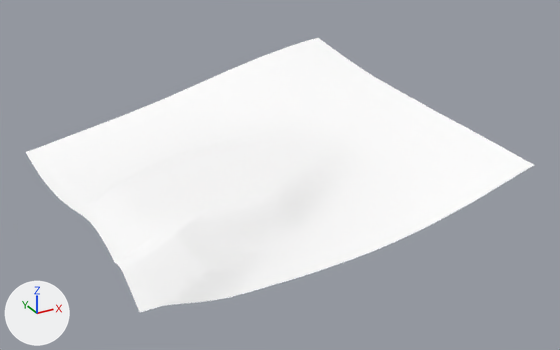
The glTF model games/yorimichi/assets/belmonte/meshes/SM_BM_BT_Terrain_6_4.glb as it was, and as the next commit left it.
Both versions are drawn from a 50 mm camera at (418.0, 113.0, 241.0) aimed at (650.0, 535.0, 29.0). Arrows for +X, +Y and +Z are at lower left; the lights stay in place. The first picture is the older version.

Objects in the first picture: 'SM_BM_BT_Terrain_6_4'.
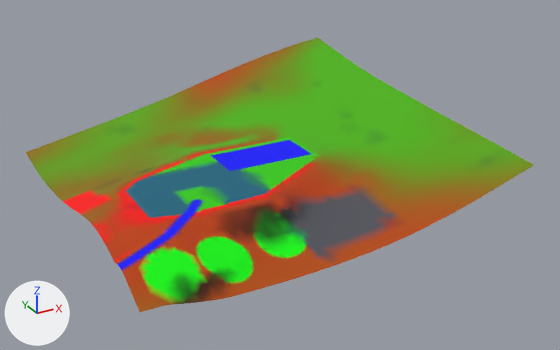
What the commit changed:
me_sm_bt_terrain_6_4 has 3200 vertices, 6259 faces and spans x 512.0..768.0, y 424.0..680.0, z 20.0..79.0.
me_sm_bt_terrain_6_4 is used by ob_sm_bm_bt_terrain_6_4; location (0.0, 0.0, 0.0).
me_sm_bt_terrain_6_4 part 1: 2052 faces centred in x 514.0..765.0, y 426.0..677.0, z 20.0..78.0 are repainted in the vertex colours; the middle colour goes from white #ffffff to green #33be00.
me_sm_bt_terrain_6_4 part 2: 606 faces centred in x 512.0..666.0, y 450.0..551.0, z 40.0..46.0 are repainted in the vertex colours; the middle colour goes from white #ffffff to blue #0000ff.
me_sm_bt_terrain_6_4 part 3: 1676 faces centred in x 512.0..765.0, y 425.0..677.0, z 21.0..77.0 are repainted in the vertex colours; the middle colour goes from white #ffffff to yellow #8d6600.
me_sm_bt_terrain_6_4 part 4: 897 faces centred in x 512.0..669.0, y 426.0..552.0, z 26.0..46.0 are repainted in the vertex colours; the middle colour goes from white #ffffff to cyan #196680.
me_sm_bt_terrain_6_4 part 5: 1028 faces centred in x 512.0..659.0, y 438.0..569.0, z 28.0..46.0 are repainted in the vertex colours; the middle colour goes from white #ffffff to red #d62700.

Pixel boxes [x1, y1, x2, y2] of what changed, in the pictures (560 x 350 px):
part 1 of me_sm_bt_terrain_6_4, recoloured (white to green)
    both: [36, 38, 524, 304]
part 2 of me_sm_bt_terrain_6_4, recoloured
    both: [118, 140, 310, 269]
part 3 of me_sm_bt_terrain_6_4, recoloured (darker)
    both: [26, 40, 534, 312]
part 4 of me_sm_bt_terrain_6_4, recoloured (darker)
    both: [118, 140, 381, 303]
part 5 of me_sm_bt_terrain_6_4, recoloured (white to red)
    both: [64, 149, 333, 284]
